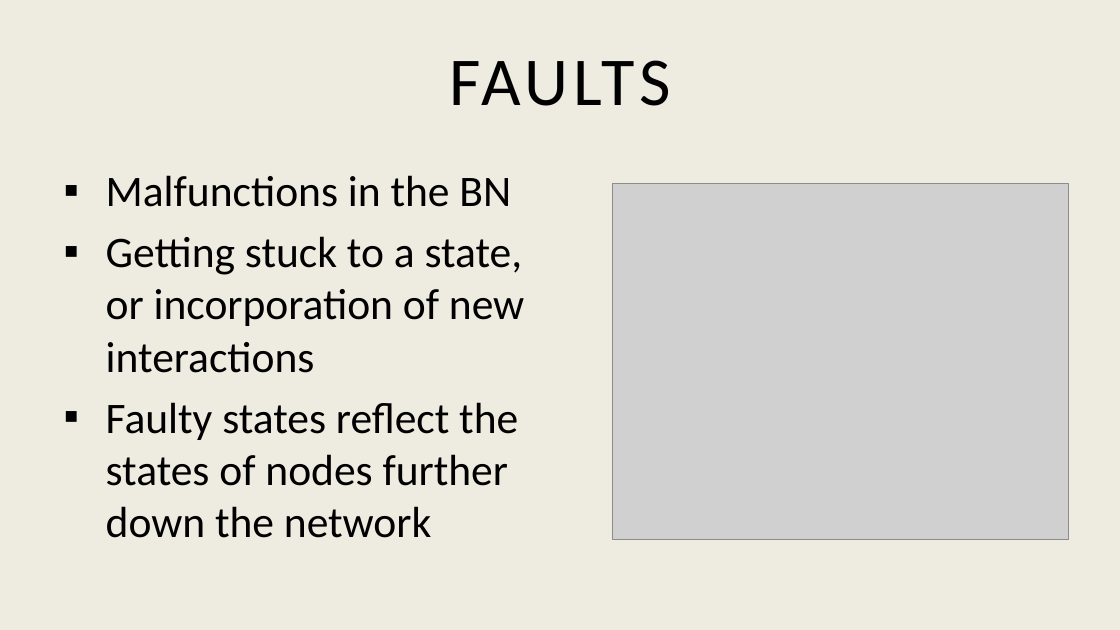
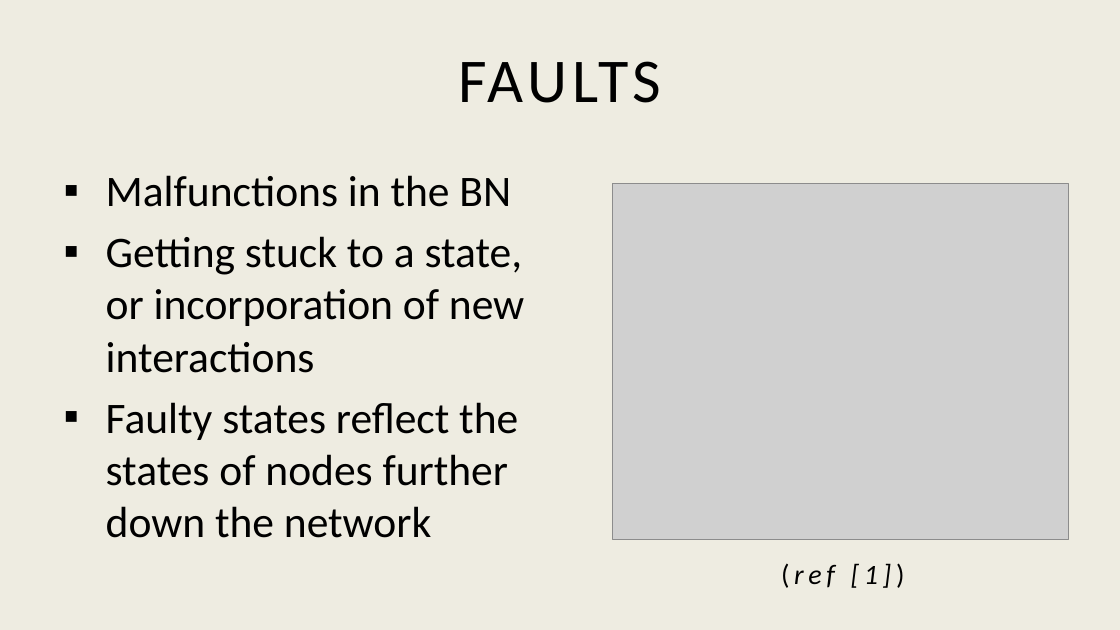
Before and after one commit to AcOdErKa/c--a--n--c--e--r12_16_17, a slide deck: slide 13 of finalDocs/ppt.pptx (slide 12 before the commit). Drawn at 1120x630 pixels with LibreOffice and Linux fonts; fonts in the diff are those of the drawing; grey boxes stand for pictures. Boxes give left, top, right and bottom in pixels: in the first picture for what was removed or moved away, otherwise in the second. Text is boxed around its words. In the diff, an @@ line names an element or a change of style, - is before the commit and + after.

```diff
--- a/finalDocs/ppt.pptx
+++ b/finalDocs/ppt.pptx
@@ title "FAULTS" at <box>458,61,661,103</box>: size 44 to 40 pt @@
@@ text added at <box>794,563,892,588</box>, 18 pt, text #000000, italic @@
+(ref [1])
```
Also in this commit, not shown: 7 other slides changed, 27 slides added.
